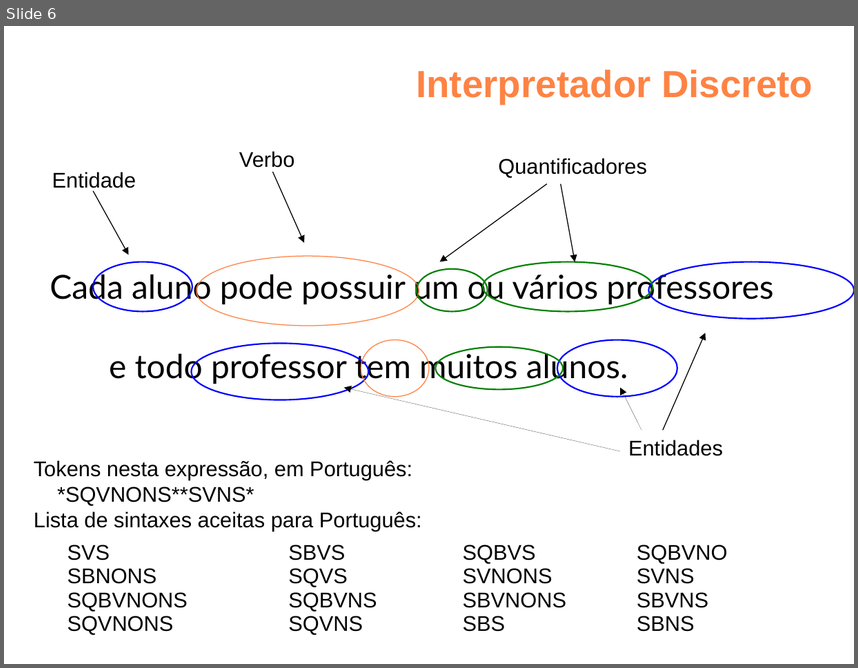
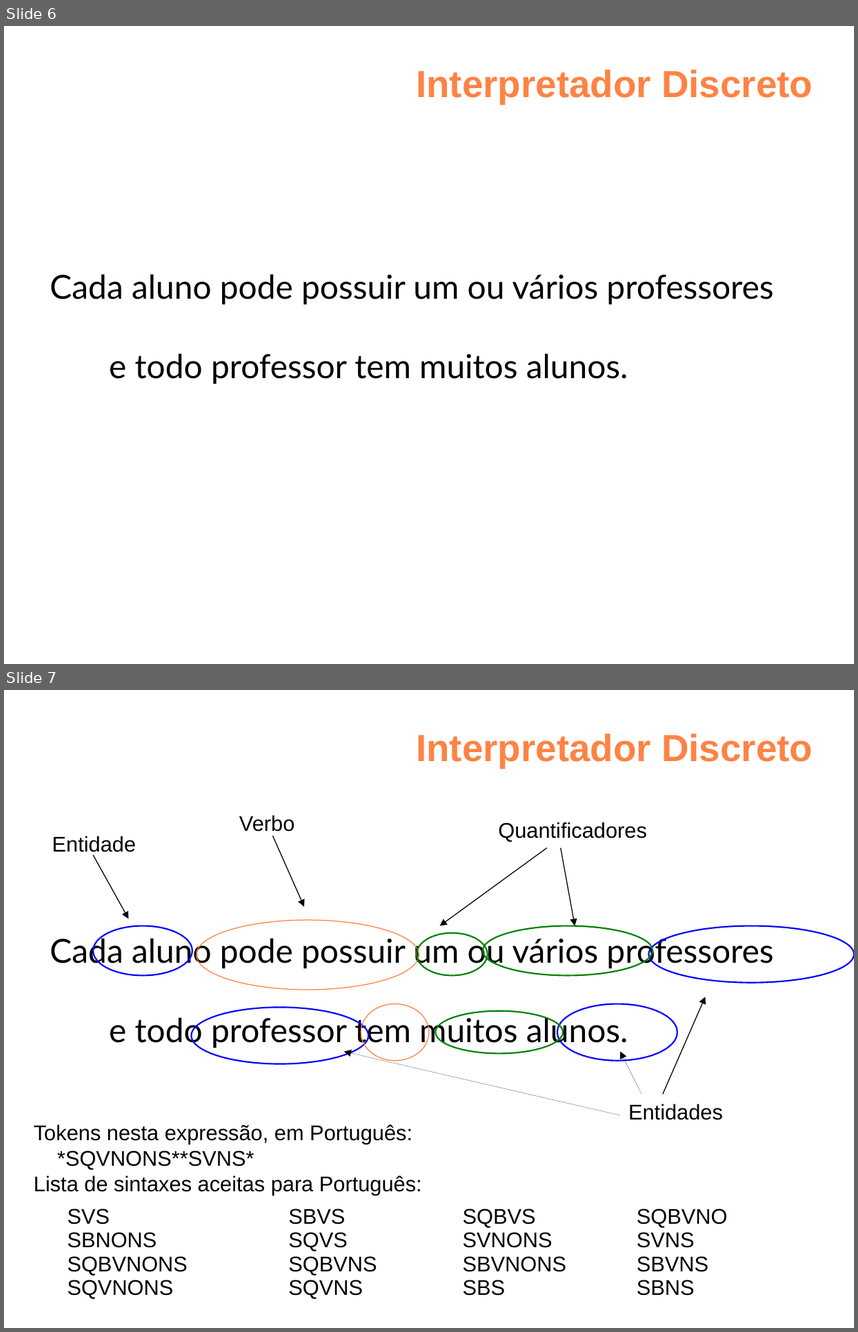
Before and after one commit to felipenmoura/theWebMind, a slide deck: docs/pt/final/mind3rd-tcc2-1.odp. Shown one above the other, each under a label of ours: slide 6 before the commit, slides 6 and 7 after it. The pictures are 858x668 and 858x1332 pixels, drawn with LibreOffice and Linux fonts; fonts in the diff are those of the drawing; background and template pictures are left out. Boxes give left, top, right and bottom in pixels: in the first picture for what was removed or moved away, otherwise in the second. Text is boxed around its words. In the diff, an @@ line names an element or a change of style, - is before the commit and + after.

```diff
--- a/docs/pt/final/mind3rd-tcc2-1.odp
+++ b/docs/pt/final/mind3rd-tcc2-1.odp
@@ slide 6 added at box(4, 26, 854, 664), background picture (left out) @@
@@ text added at box(416, 69, 813, 104), 32 pt, text #FE8344, bold @@
+Interpretador Discreto
@@ text added at box(50, 274, 773, 384), 28 pt, text #000000 @@
+Cada aluno pode possuir um ou vários professores
+e todo professor tem muitos alunos.
@@ what was slide 6 is now slide 7 @@
```
Also in this commit, not shown: 1 slide changed, 3 other slides added, 1 slide removed.
